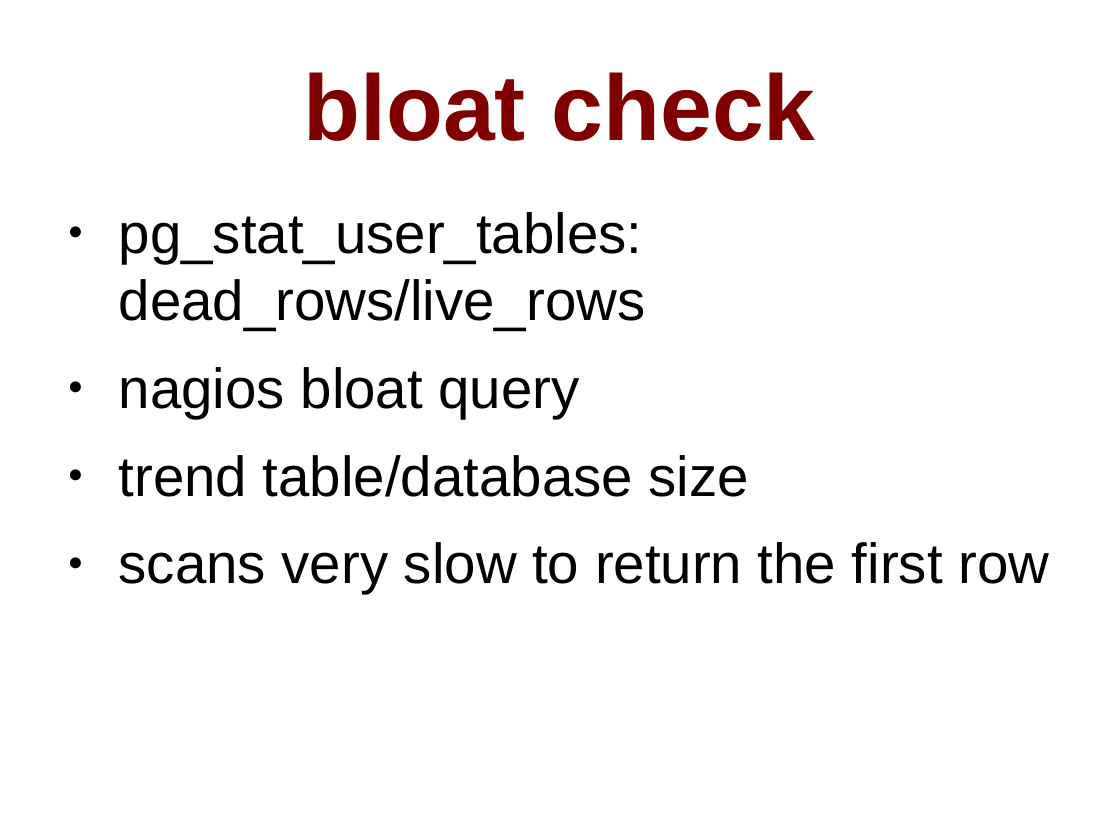
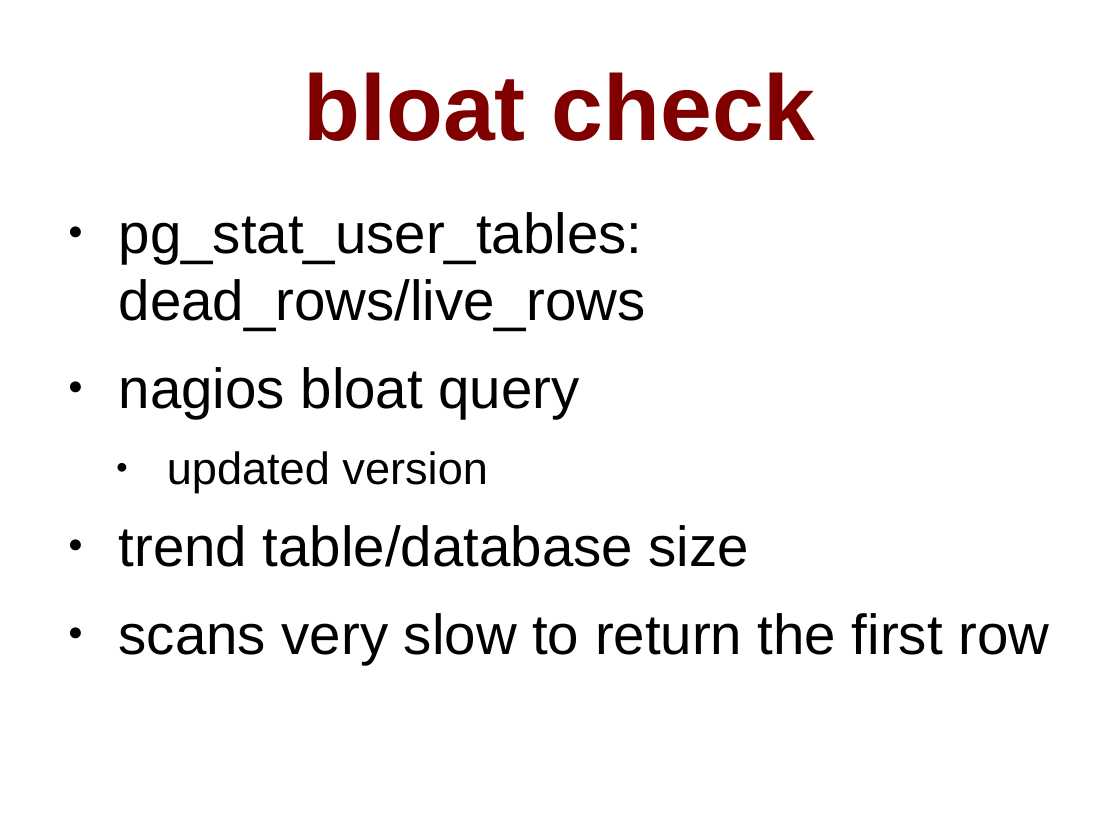
Before and after one commit to pgexperts/accidentalDBA, a slide deck: slide 146 of tutorial/accidental_dba_oscon.odp. Drawn at 1120x840 pixels with LibreOffice and Linux fonts; fonts in the diff are those of the drawing. Boxes give left, top, right and bottom in pixels: in the first picture for what was removed or moved away, otherwise in the second. Text is boxed around its words. In the diff, an @@ line names an element or a change of style, - is before the commit and + after.

```diff
--- a/tutorial/accidental_dba_oscon.odp
+++ b/tutorial/accidental_dba_oscon.odp
@@ text at box(167, 451, 488, 493): paragraph added @@
+  ● updated version
```
Also in this commit, not shown: 5 other slides changed, 11 other files.
